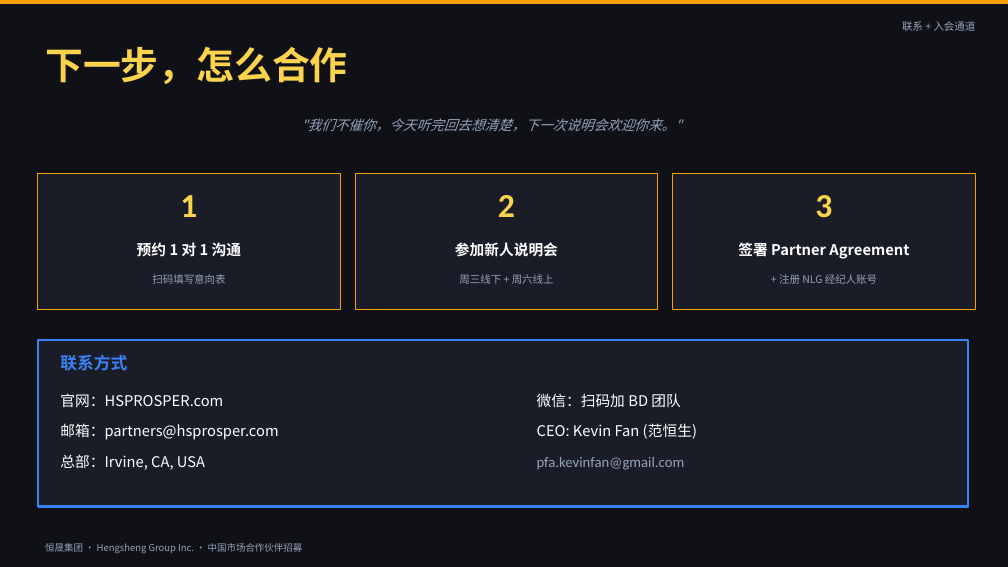
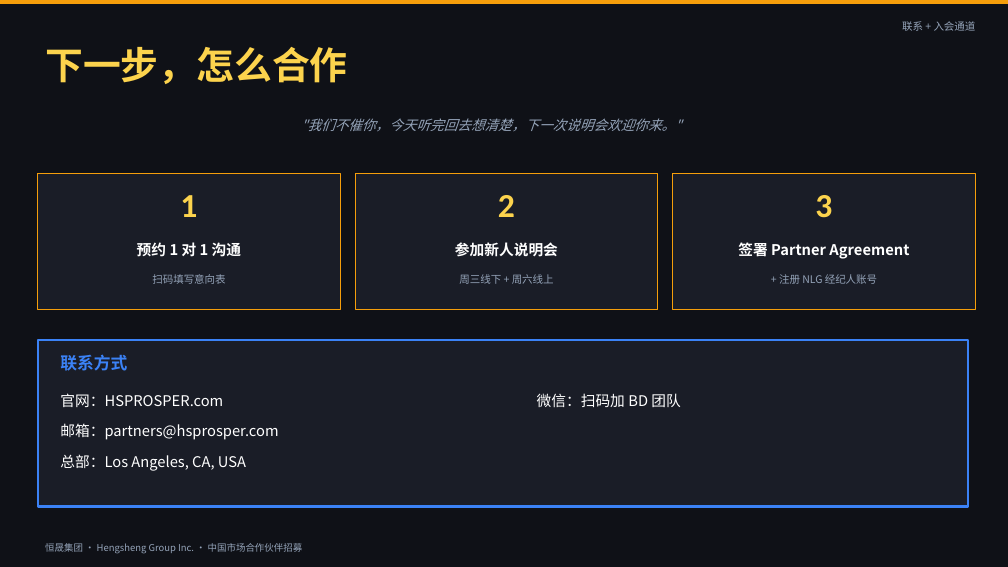
Before and after one commit to kevin89887634/hengsheng-training-decks, a slide deck: slide 28 of decks/hengsheng-china-partner-2026-09-14/hengsheng-china-partner-v0.1.pptx. Drawn at 1008x567 pixels with LibreOffice and Linux fonts; fonts in the diff are those of the drawing. Boxes give left, top, right and bottom in pixels: in the first picture for what was removed or moved away, otherwise in the second. Text is boxed around its words. In the diff, an @@ line names an element or a change of style, - is before the commit and + after.

Commit message:
fix: 总部 Irvine→LA / 删 CEO 信息 / 标准化公司名 (v0.4)

```diff
--- a/decks/hengsheng-china-partner-2026-09-14/hengsheng-china-partner-v0.1.pptx
+++ b/decks/hengsheng-china-partner-2026-09-14/hengsheng-china-partner-v0.1.pptx
@@ text removed at (537,423,697,439) @@
-CEO: Kevin Fan (范恒生)
@@ text at (60,454,246,471): text changed @@
-总部：Irvine, CA, USA
+总部：Los Angeles, CA, USA
@@ text removed at (537,457,685,470) @@
-pfa.kevinfan@gmail.com
```
Also in this commit, not shown: 2 other slides changed.
